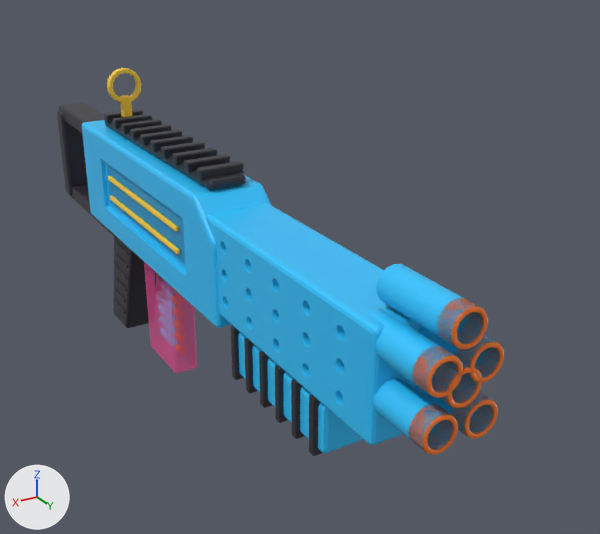
A saved change to the glTF model public/models/blasters/B01.glb.
One viewpoint serves both versions: a 50 mm lens placed at (0.244, 0.698, 0.315), pointed at (-0.061, 0.19, 0.061). Lighting does not change. The marker at lower left points along +X, +Y and +Z. The first picture is the older version. Vertices at exactly the same position are counted once.

Objects in the first picture: 'body', 'mag', 'mod_double', 'pump'.
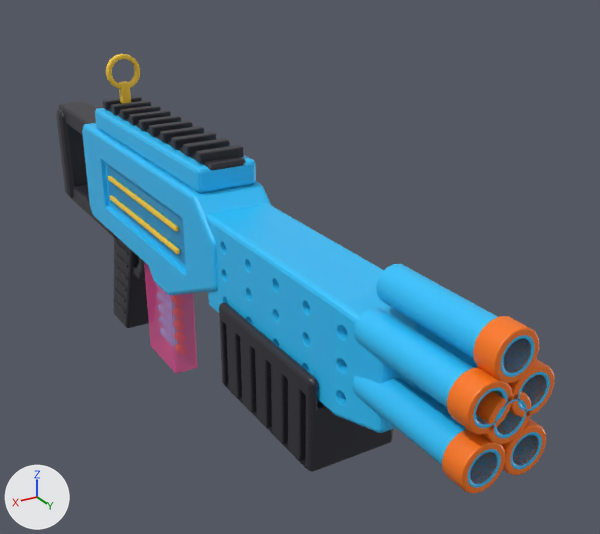
Location of each change, [x1, y1, x2, y2] in pixels of the pictures (600 x 534 px; the box of a moved part takes in the faces that stretch with it):
'body', reshaped (11% wider, 14% taller): before [57, 68, 498, 455]; after [56, 54, 546, 494]
'mod_double', reshaped, moved (45% wider, 27% taller): before [366, 264, 504, 398]; after [354, 264, 554, 435]
'pump', reshaped, moved: before [231, 326, 363, 456]; after [219, 302, 393, 471]
part 1 of me_receiver_mesh, moved or reshaped: before [120, 95, 132, 117]; after [119, 81, 131, 103]
part 2 of me_receiver_mesh, moved or reshaped: before [105, 122, 246, 190]; after [108, 108, 245, 171]
part 3 of me_receiver_mesh, moved or reshaped: before [104, 110, 143, 123]; after [103, 96, 142, 110]
part 4 of me_receiver_mesh, moved or reshaped: before [112, 114, 152, 128]; after [111, 101, 151, 115]
part 5 of me_receiver_mesh, moved or reshaped: before [121, 119, 162, 134]; after [120, 105, 161, 120]
part 6 of me_receiver_mesh, moved or reshaped: before [130, 124, 172, 139]; after [129, 110, 171, 125]
part 7 of me_receiver_mesh, moved or reshaped: before [140, 130, 182, 145]; after [139, 115, 181, 131]
part 8 of me_receiver_mesh, moved or reshaped: before [150, 135, 193, 152]; after [149, 121, 193, 137]
part 9 of me_receiver_mesh, moved or reshaped: before [161, 141, 205, 158]; after [160, 126, 204, 143]
part 10 of me_receiver_mesh, moved or reshaped: before [172, 148, 217, 165]; after [171, 132, 217, 149]
part 11 of me_receiver_mesh, moved or reshaped: before [184, 154, 230, 173]; after [183, 138, 230, 156]
part 12 of me_receiver_mesh, moved or reshaped: before [197, 161, 244, 180]; after [196, 145, 244, 164]
part 13 of me_receiver_mesh, rebuilt (mostly hidden): before [155, 272, 156, 285]; after [133, 258, 145, 280]
part 14 of me_receiver_mesh, added (cyan): after [95, 108, 256, 193]
part 15 of me_receiver_mesh, moved or reshaped: before [68, 68, 498, 455]; after [69, 54, 546, 494]
part 17 of me_cube_027, rebuilt: before [238, 332, 363, 453]; after [219, 302, 393, 471]
part 18 of me_cube_027, deleted: before [231, 326, 322, 456]

Diff of the bpy script that builds the scene:
```diff
--- a/public/models/blasters/B01.glb.py
+++ b/public/models/blasters/B01.glb.py
@@ me_receiver_mesh @@
-me_receiver_mesh.from_pydata(...)  # 5089 vertices, 10310 faces; spans x -0.027..0.027, y -0.175..0.445, z -0.065..0.189
+me_receiver_mesh.from_pydata(...)  # 5234 vertices, 10500 faces; spans x -0.027..0.027, y -0.175..0.475, z -0.065..0.201
+# me_receiver_mesh part 1: the loose piece of 56 vertices spanning x -0.004..0.004, y -0.009..-0.001, z 0.147..0.165 is moved by (0.0, 0.0, 0.012)
+# me_receiver_mesh part 2: the loose piece of 56 vertices spanning x -0.015..0.015, y -0.025..0.195, z 0.136..0.143 is moved by (0.0, 0.0, 0.012)
+# me_receiver_mesh part 3: the loose piece of 56 vertices spanning x -0.017..0.017, y -0.017..-0.009, z 0.142..0.149 is moved by (0.0, 0.0, 0.012)
+# me_receiver_mesh part 4: the loose piece of 56 vertices spanning x -0.017..0.017, y 0.005..0.013, z 0.142..0.149 is moved by (0.0, 0.0, 0.012)
+# me_receiver_mesh part 5: the loose piece of 56 vertices spanning x -0.017..0.017, y 0.027..0.035, z 0.142..0.149 is moved by (0.0, 0.0, 0.012)
+# me_receiver_mesh part 6: the loose piece of 56 vertices spanning x -0.017..0.017, y 0.048..0.056, z 0.142..0.149 is moved by (0.0, 0.0, 0.012)
+# me_receiver_mesh part 7: the loose piece of 56 vertices spanning x -0.017..0.017, y 0.07..0.078, z 0.142..0.149 is moved by (0.0, 0.0, 0.012)
+# me_receiver_mesh part 8: the loose piece of 56 vertices spanning x -0.017..0.017, y 0.092..0.1, z 0.142..0.149 is moved by (0.0, 0.0, 0.012)
+# me_receiver_mesh part 9: the loose piece of 56 vertices spanning x -0.017..0.017, y 0.114..0.122, z 0.142..0.149 is moved by (0.0, 0.0, 0.012)
+# me_receiver_mesh part 10: the loose piece of 56 vertices spanning x -0.017..0.017, y 0.135..0.143, z 0.142..0.149 is moved by (0.0, 0.0, 0.012)
+# me_receiver_mesh part 11: the loose piece of 56 vertices spanning x -0.017..0.017, y 0.157..0.165, z 0.142..0.149 is moved by (0.0, 0.0, 0.012)
+# me_receiver_mesh part 12: the loose piece of 56 vertices spanning x -0.017..0.017, y 0.179..0.187, z 0.142..0.149 is moved by (0.0, 0.0, 0.012)
+# me_receiver_mesh part 13: the loose piece of 400 vertices spanning x -0.011..0.012, y -0.009..0.07, z -0.003..0.053 is rebuilt with 304 vertices and now spans x -0.012..0.012, y -0.018..0.04, z 0.002..0.049
+# me_receiver_mesh part 14: a new loose piece of 56 vertices spanning x -0.023..0.023, y -0.025..0.195, z 0.135..0.153, in mat_foam_blue (cyan #2ec4ff)
+# me_receiver_mesh part 15: 205 vertices moved from x -0.027..0.027, y -0.172..0.444, z 0.031..0.18 to x -0.027..0.027, y -0.174..0.474, z 0.027..0.18; 1225 vertices removed from x -0.027..0.027, y -0.175..0.445, z 0.027..0.189; 1410 vertices added at x -0.027..0.027, y -0.175..0.475, z 0.026..0.201
+# other edits to the shape of me_receiver_mesh do not show in these pictures
 me_receiver_mesh.materials.append(mat_foam_blue)
@@ me_double_barrel_4_mesh @@
-me_double_barrel_4_mesh.from_pydata(...)  # 1152 vertices, 2304 faces; spans x -0.024..0.024, y -0.03..0.03, z -0.033..0.011
+me_double_barrel_4_mesh.from_pydata(...)  # 1152 vertices, 2304 faces; spans x -0.0265..0.0265, y -0.045..0.045, z -0.0355..0.0135
+# me_double_barrel_4_mesh part 16: 1152 of 1152 vertices moved; they spanned x -0.024..0.024, y -0.03..0.03, z -0.033..0.011 and now span x -0.0265..0.0265, y -0.045..0.045, z -0.0355..0.0135; mean shift (0.0, 0.007, 0.0)
 me_double_barrel_4_mesh.materials.append(mat_foam_blue)
@@ me_cube_027 @@
-me_cube_027.from_pydata(...)  # 392 vertices, 756 faces; spans x -0.025..0.025, y -0.06..0.06, z -0.02..0.02
-me_cube_027.materials.append(mat_foam_blue)  # cyan #2ec4ff
+me_cube_027.from_pydata(...)  # 1312 vertices, 2620 faces; spans x -0.031..0.031, y -0.06..0.06, z -0.032..0.032
+# me_cube_027 part 17: the loose piece of 56 vertices spanning x -0.022..0.022, y -0.06..0.06, z -0.017..0.017 is rebuilt with 1312 vertices and now spans x -0.031..0.031, y -0.06..0.06, z -0.032..0.032, in mat_charcoal (dark grey #2b2b33)
+# me_cube_027 part 18: 6 loose pieces with 336 vertices, spanning x -0.025..0.025, y -0.054..0.054, z -0.02..0.02, are deleted
 me_cube_027.materials.append(mat_charcoal)
@@ ob_mod_double @@
 ob_mod_double = bpy.data.objects.new('mod_double', me_double_barrel_4_mesh)
-ob_mod_double.location = (0.0, 0.415, 0.137)
+ob_mod_double.location = (0.0, 0.43, 0.137)
@@ ob_pump @@
 ob_pump = bpy.data.objects.new('pump', me_cube_027)
-ob_pump.location = (0.0, 0.295, 0.035)
+ob_pump.location = (0.0, 0.295, 0.04)
```
